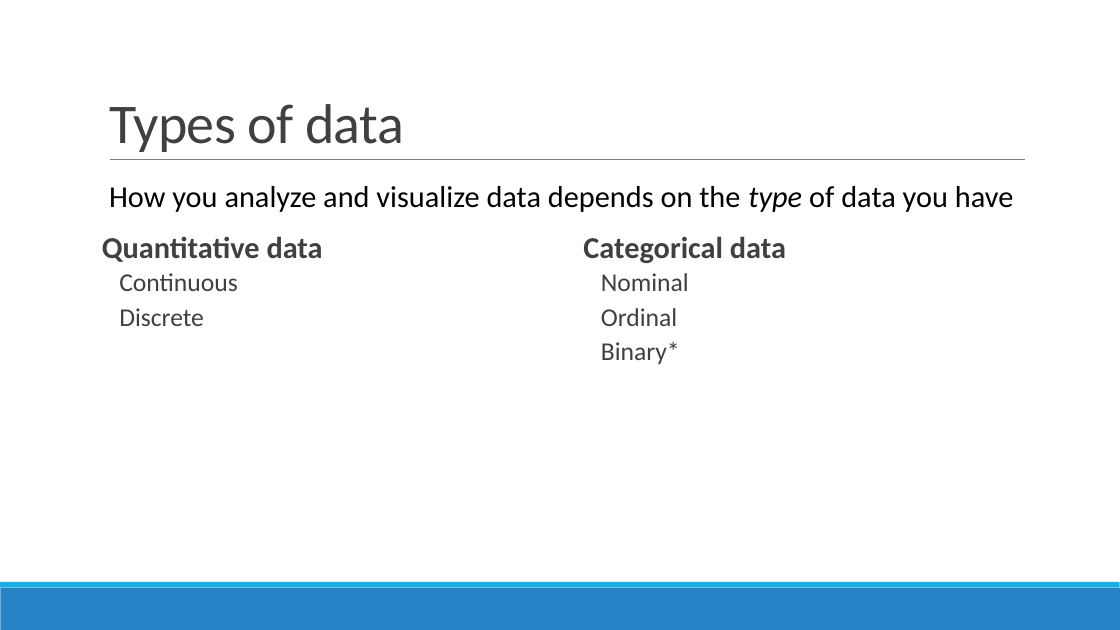
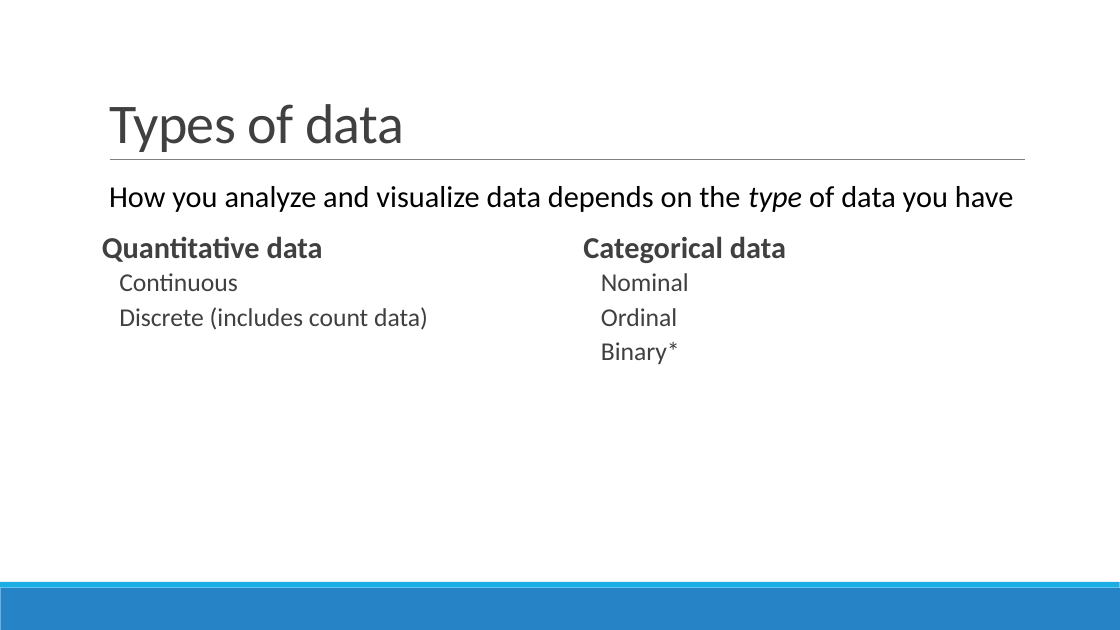
Before and after one commit to sjspielman/bio5312_fall2017, a slide deck: slide 13 of slides/intro.pptx (slide 7 before the commit). Drawn at 1120x630 pixels with LibreOffice and Linux fonts; fonts in the diff are those of the drawing. Boxes give left, top, right and bottom in pixels: in the first picture for what was removed or moved away, otherwise in the second. Text is boxed around its words. In the diff, an @@ line names an element or a change of style, - is before the commit and + after.

```diff
--- a/slides/intro.pptx
+++ b/slides/intro.pptx
@@ text at [119,307,428,330]: text changed @@
-  Discrete
+  Discrete (includes count data)
```
Also in this commit, not shown: 6 other slides changed, 14 slides added, 1 slide removed, 7 other files.
